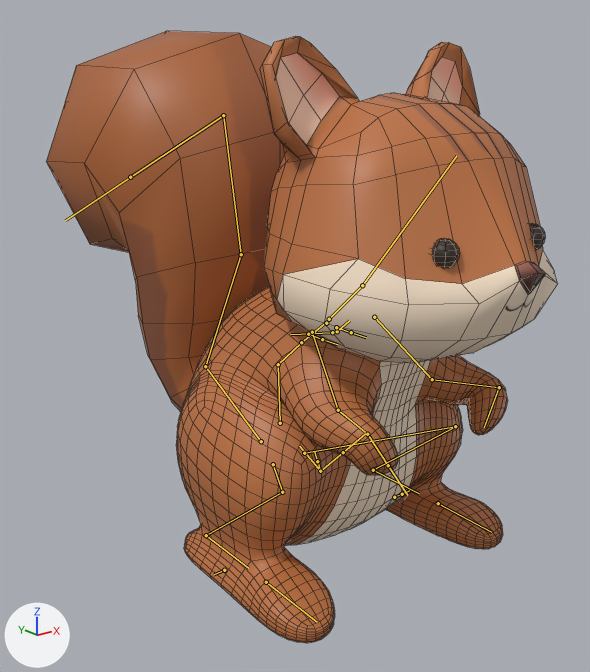
An edit to the FBX model Assets/_Project/Resources/HabitatAnimals/Squirrel.fbx, drawn before and after from the same camera.
Both versions are drawn from a 50 mm camera at (-0.913, -1.048, 0.832) aimed at (0.044, 0.148, 0.354). The axes (+X, +Y, +Z) are drawn at lower left. The lights are the same throughout. The picture after the commit comes second. The bones that change, and the others that lie on the model, are drawn over the model as lines. Mesh edges are drawn as thin lines.

Names of what the first picture shows: 'body', 'head', 'tail'.
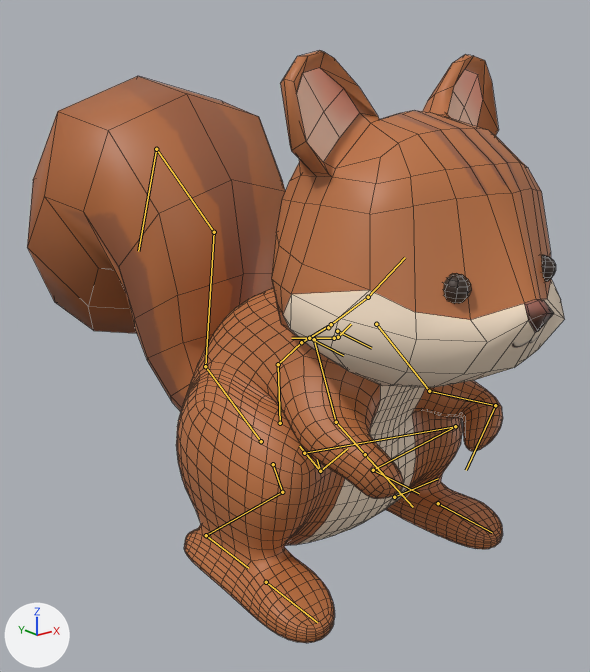
The newer file adds an action. The first version stands in its rest pose; the second is drawn at frame 47 of the action 'idle'.

Scene script edits in JSON lines:
```json
{"block": "bone_spine_003", "where": "bone_spine_003 = bpy.data.objects['metarig'].pose.bones['spine.003']  # child of 'spine.002'"}
{"op": "set", "path": "bone_spine_003.rotation_quaternion", "old": "(1.0, 0.0, 0.0, 0.0)", "new": "(0.999, 0.05, 0.0, 0.0)", "note": "degrees (0, 0, 0) -> degrees (6, 0, 0)"}
{"block": "bone_hand_r", "where": "bone_hand_r = bpy.data.objects['metarig'].pose.bones['hand.R']  # child of 'forearm.R'"}
{"op": "set", "path": "bone_hand_r.rotation_quaternion", "old": "(1.0, 0.0, 0.0, 0.0)", "new": "(0.977, 0.047, -0.116, -0.171)", "note": "degrees (0, 0, 0) -> degrees (8, -12, -21)"}
{"block": "bone_bone_001", "where": "bone_bone_001 = bpy.data.objects['metarig'].pose.bones['Bone.001']  # child of 'Bone'"}
{"op": "set", "path": "bone_bone_001.rotation_quaternion", "old": "(1.0, 0.0, 0.0, 0.0)", "new": "(0.987, -0.162, 0.0, 0.0)", "note": "degrees (0, 0, 0) -> degrees (-19, 0, 0)"}
{"block": "bone_bone_002", "where": "bone_bone_002 = bpy.data.objects['metarig'].pose.bones['Bone.002']  # child of 'Bone.001'"}
{"op": "set", "path": "bone_bone_002.rotation_quaternion", "old": "(1.0, 0.0, 0.0, 0.0)", "new": "(0.974, -0.225, 0.0, 0.0)", "note": "degrees (0, 0, 0) -> degrees (-26, 0, 0)"}
```

What differs and where, as boxes (x1, y1, x2, y2) in the pictures (590 x 672 px):
```json
{"object": "head", "change": "posed", "before": [260, 36, 558, 363], "after": [271, 50, 565, 387]}
{"object": "body", "change": "posed", "before": [176, 286, 507, 643], "after": [176, 288, 503, 643]}
{"object": "tail", "change": "posed", "before": [47, 31, 285, 412], "after": [27, 76, 285, 412], "on screen": "8% wider, 12% shorter"}
{"bone": "spine.003", "before": "(301, 342) to (326, 322)", "after": "(301, 342) to (328, 326)"}
{"bone": "hand.R", "before": "(367, 434) to (388, 465)", "after": "(365, 454) to (413, 507)"}
{"bone": "Bone.001", "before": "(205, 366) to (241, 254)", "after": "(205, 366) to (214, 232)"}
{"bone": "Bone.002", "before": "(241, 254) to (223, 115)", "after": "(214, 232) to (156, 149)"}
```
